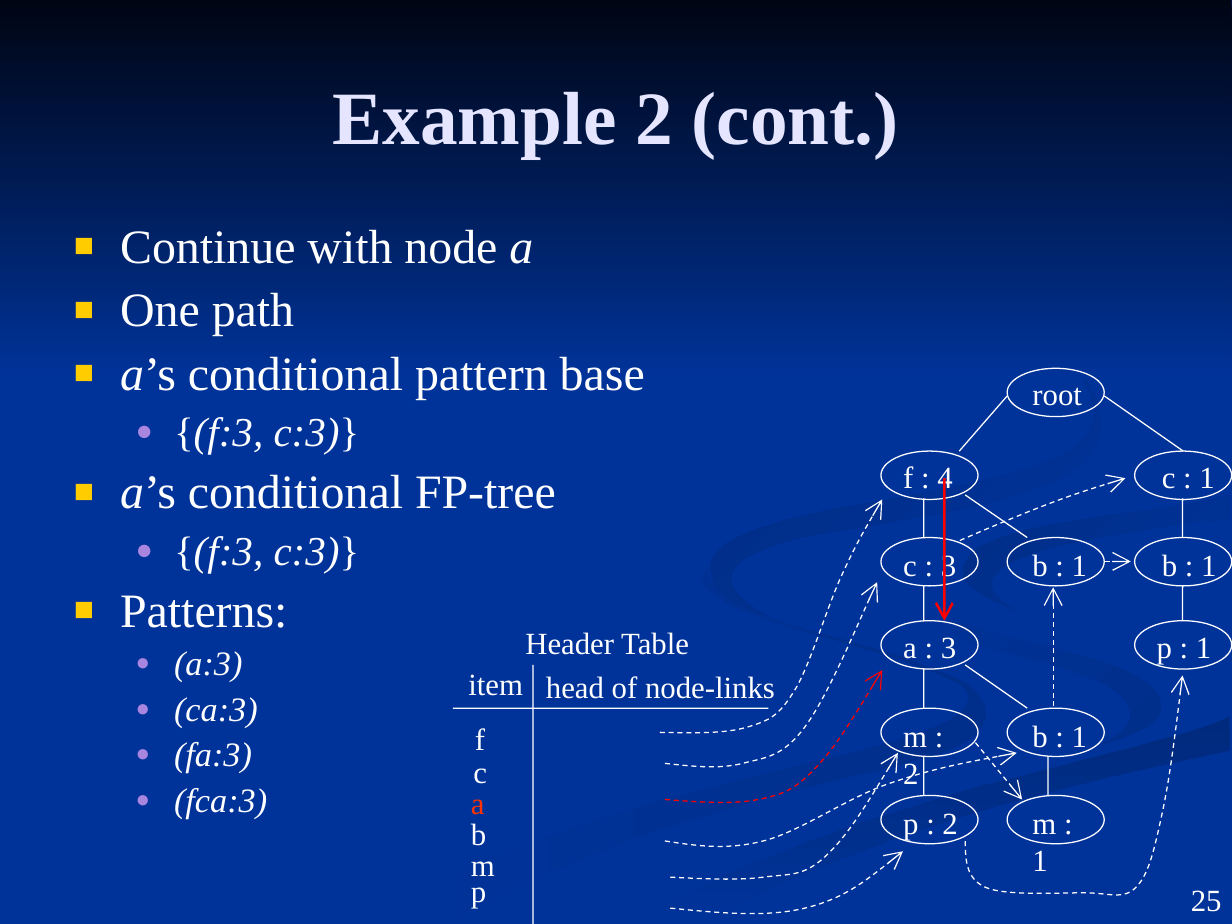
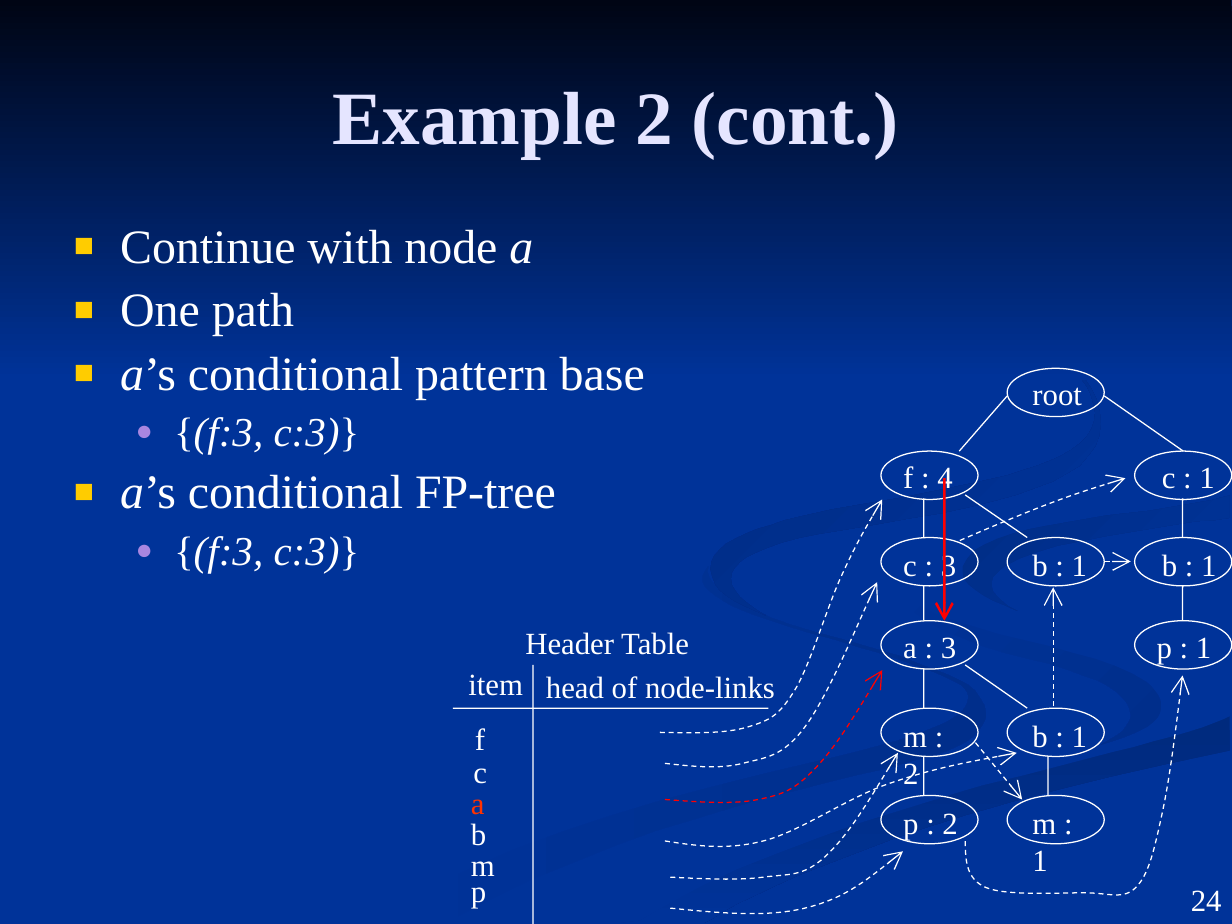
Before and after one commit to dannywassouf/the-second-year, a slide deck: slide 24 of fp- Growth Tree.ppt (slide 25 before the commit). Drawn at 1232x924 pixels with LibreOffice and Linux fonts; fonts in the diff are those of the drawing. Boxes give left, top, right and bottom in pixels: in the first picture for what was removed or moved away, otherwise in the second. Text is boxed around its words. In the diff, an @@ line names an element or a change of style, - is before the commit and + after.

```diff
--- a/fp- Growth Tree.ppt
+++ b/fp- Growth Tree.ppt
@@ text at [120,595,287,819]: paragraphs removed @@
-■ Patterns:
-  ● (a:3)
-  ● (ca:3)
-  ● (fa:3)
-  ● (fca:3)
@@ page number at [1191,890,1222,911]: text changed @@
-25
+24
```
Also in this commit, not shown: 5 other slides changed, 1 slide removed.
